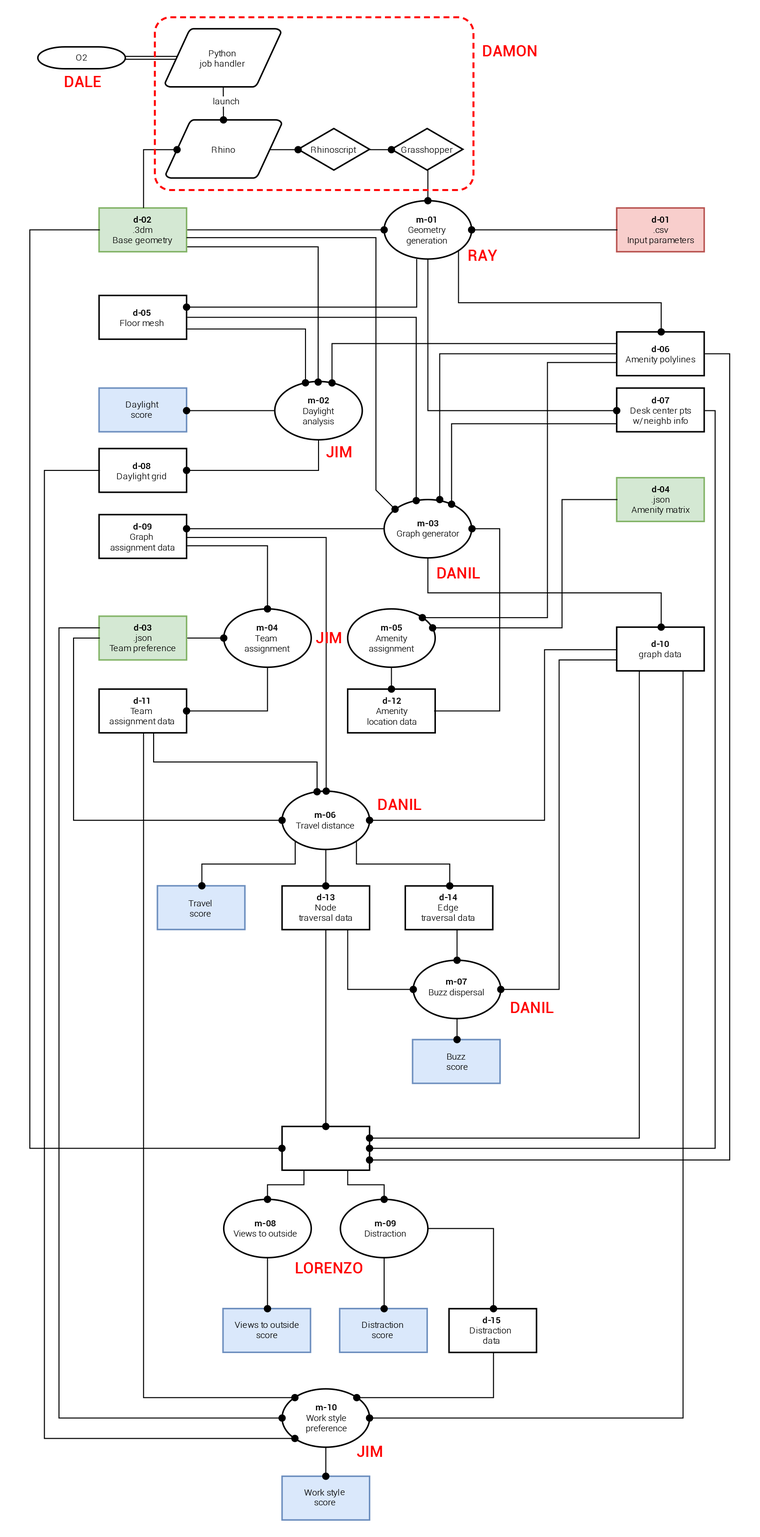
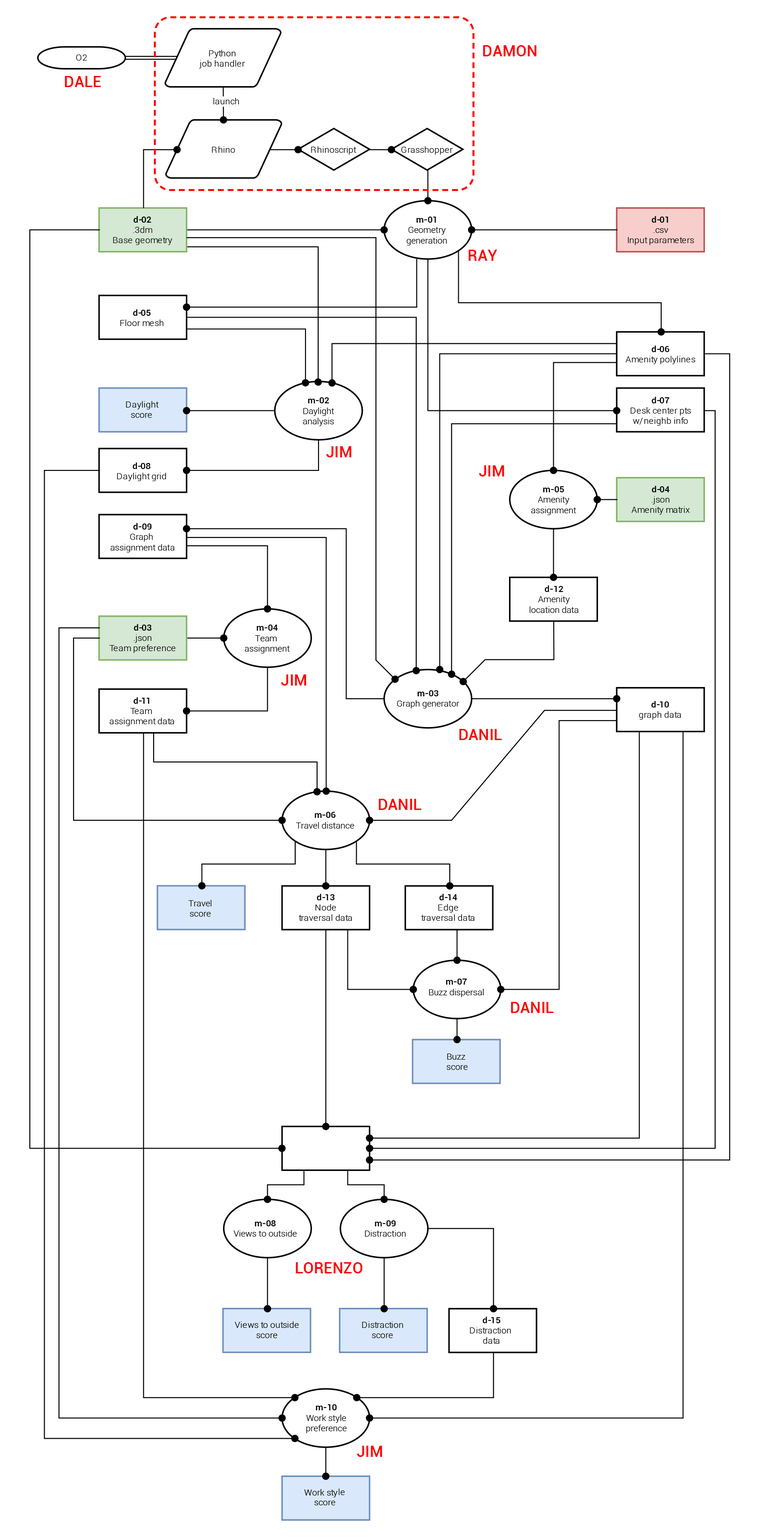
Comparing the layer stacks of the two 760px x 1537px images. Changes:
painted on "flow chart" over [281, 361, 706, 1496]
